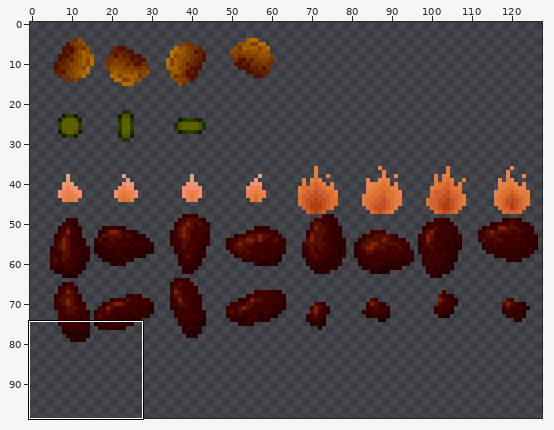
Sprite sheet -- Solution/Resources/street/enemy/enemy_effect_small.png. Above: a wide view before the commit, with the close-up outlined.
Close-up. Before the commit:
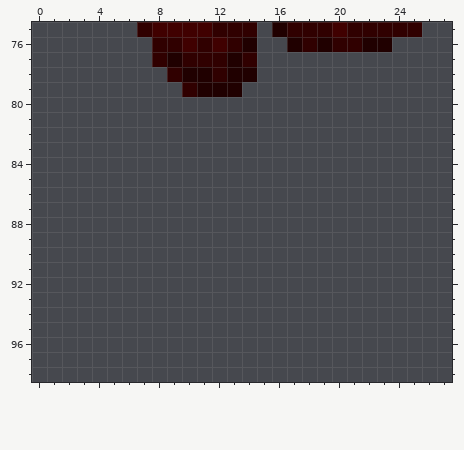
The file is 512x512 pixels, drawn in blocks of 4x4; one block is one cell here. Shown: x 0..27, y 75..98. The wide view leaves out empty margins.
And afterwards:
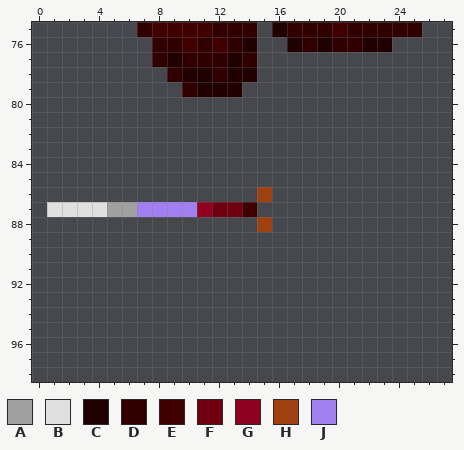
Palette (. is transparent): A #a0a0a0  B #e0e0e0  C #200000  D #300000  E #400000  F #700010  G #900020  H #a04010  J #a080f0
What changed:
@@ x 0..17 @@
 85 ..................
-86 ..................
-87 ..................
-88 ..................
+86 ...............H..
+87 .BBBBAAJJJJGFFE...
+88 ...............H..
 89 ..................
Changed places in both close-ups, as pixel boxes (x1, y1, x2, y2):
added: (47, 187, 272, 232)
